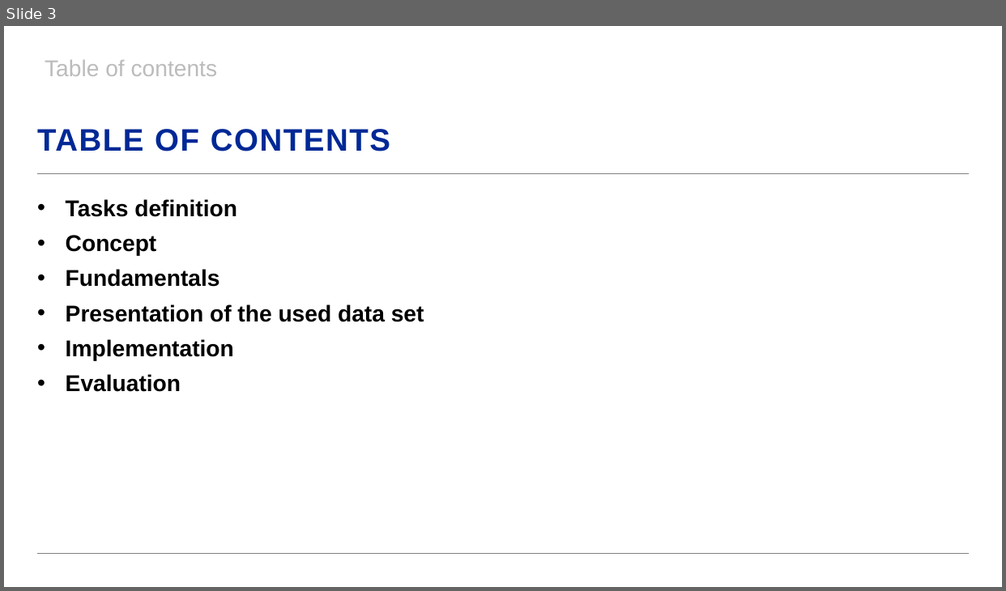
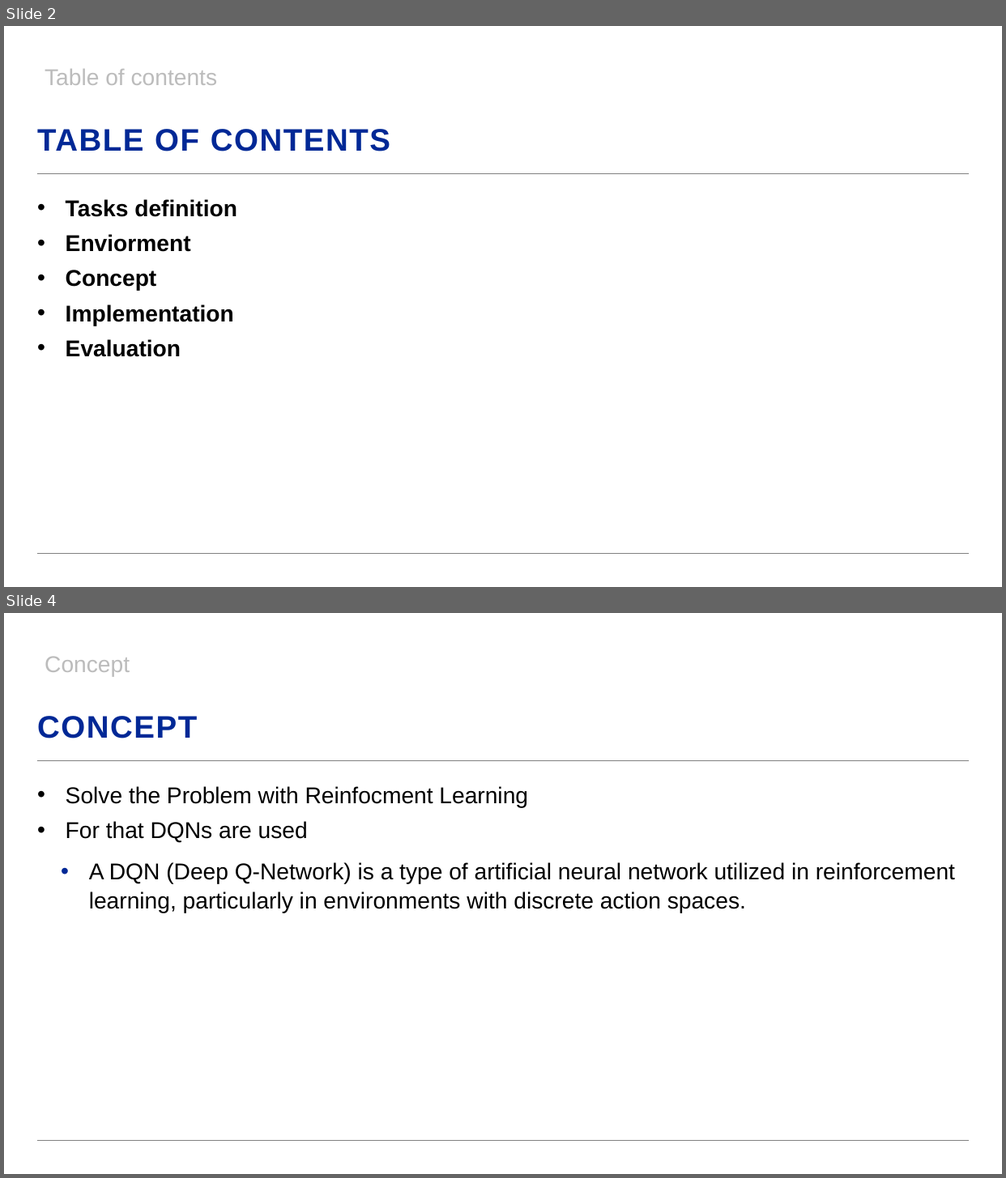
Before and after one commit to dominik-buecher/Architectur_Planning, a slide deck: Architecture_and_Planning.pptx. Shown one above the other, each under a label of ours: slide 3 before the commit, slides 2 and 4 after it; the slides between them are not shown. The pictures are 1006x591 and 1006x1178 pixels, drawn with LibreOffice and Linux fonts; fonts in the diff are those of the drawing; background and template pictures are left out. Boxes give left, top, right and bottom in pixels: in the first picture for what was removed or moved away, otherwise in the second. Text is boxed around its words. In the diff, an @@ line names an element or a change of style, - is before the commit and + after.

```diff
--- a/Architecture_and_Planning.pptx
+++ b/Architecture_and_Planning.pptx
@@ slide 4 added at [4,613,1002,1174], background #FFFFFF; not listed: 2 template elements that a slide beside it also shows @@
@@ text added at [44,656,130,677], 22 pt, text #BCBCBC @@
+Concept
@@ title added at [37,716,197,739], 30 pt, text #002896, bold @@
+CONCEPT
@@ text added at [66,786,955,914], 22 pt, text #000000 @@
+• Solve the Problem with Reinfocment Learning
+• For that DQNs are used
+  • A DQN (Deep Q-Network) is a type of artificial neural network utilized in reinforcement learning, particularly in environments with discrete action spaces.
@@ what was slide 3 is now slide 2 @@
@@ slide 2 changed as well @@
@@ text "Table of contents": place and size @@
-text "Table of contents" at [44,60,218,76]
+text "Table of contents" at [44,69,218,85]
@@ text at [66,234,191,252]: paragraph added @@
+• Enviorment
@@ text at [66,269,424,322]: paragraphs removed @@
-• Fundamentals
-• Presentation of the used data set
```
Also in this commit, not shown: 12 other slides added, 5 slides removed, 21 other files.
